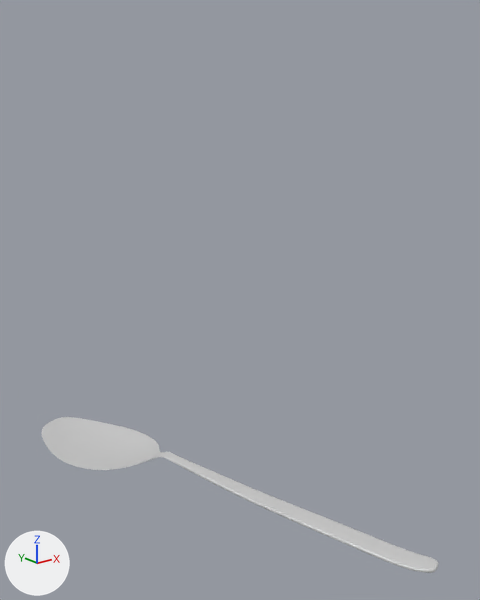
An edit to the glTF model assets/models/spoon.glb, drawn before and after from the same camera.
Camera for both pictures: a 50 mm lens placed at (-1.31, -1.86, 1.5), pointed at (0.1, -0.1, 0.8). Lighting does not change. The marker at lower left points along +X, +Y and +Z. The older version comes first.

In view in the first picture: 'Spoon_n3d'.
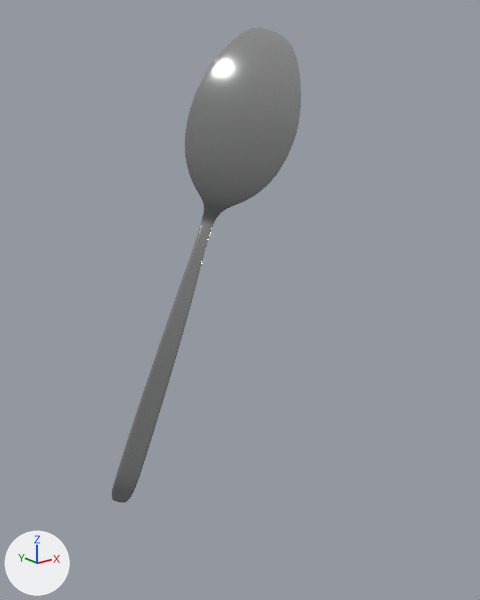
ob_spoon_n3d is not drawn itself; it is the parent of ob_spoon_n3d_1.

What the commit changed:
Material 'metal_material' (mat_metal_material) is new.
Its base color is (0.55, 0.556, 0.553) (light grey #c4c5c4).
Its metallic is 1.0.
Its roughness is 0.13.
me_spoon_n3d has 12034 vertices, 24064 faces and spans x -0.0096..0.0096, y -0.0048..-0.0002, z -0.047..0.0466.
me_spoon_n3d no longer uses material mat_spoon (light grey #cccccc).
me_spoon_n3d gains material mat_metal_material (light grey #c4c5c4).
Object 'spoon_n3d' (ob_spoon_n3d) moves from (0.0393, -0.0121, 0.00195) to (-0.0419, 0.00416, 0.839).
Object 'spoon_n3d' (ob_spoon_n3d) turns from (0, 0, -161) to (-91, 19, -29) degrees about x, y and z.

Location of each change, [x1, y1, x2, y2] in pixels of the pictures (480 x 600 px):
'Spoon_n3d', recoloured, moved, turned: before [42, 417, 438, 573]; after [112, 27, 301, 503]
